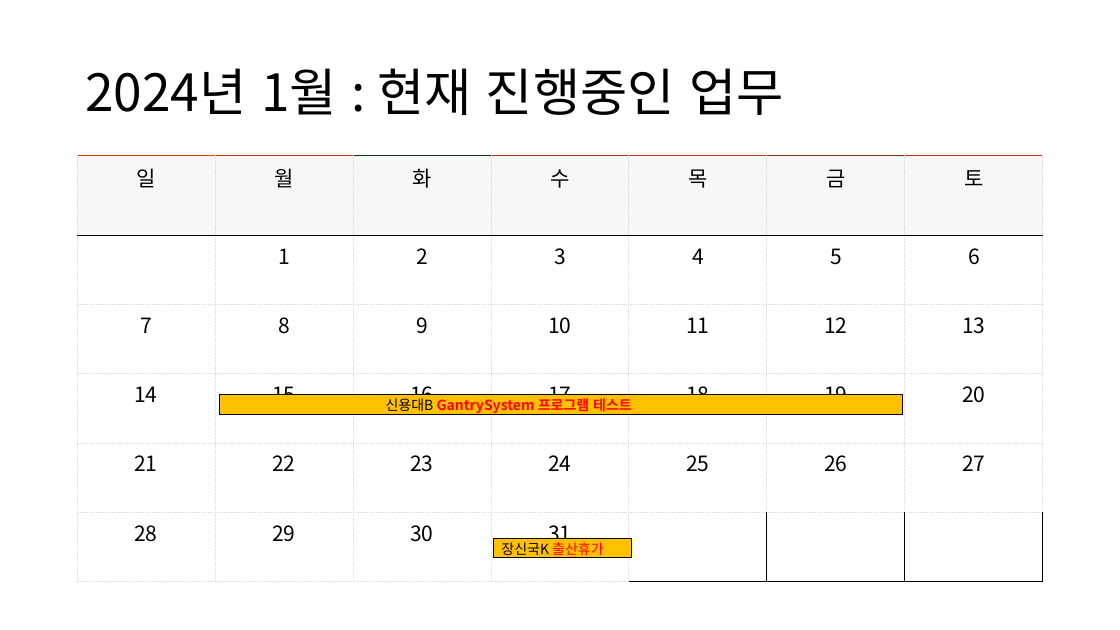
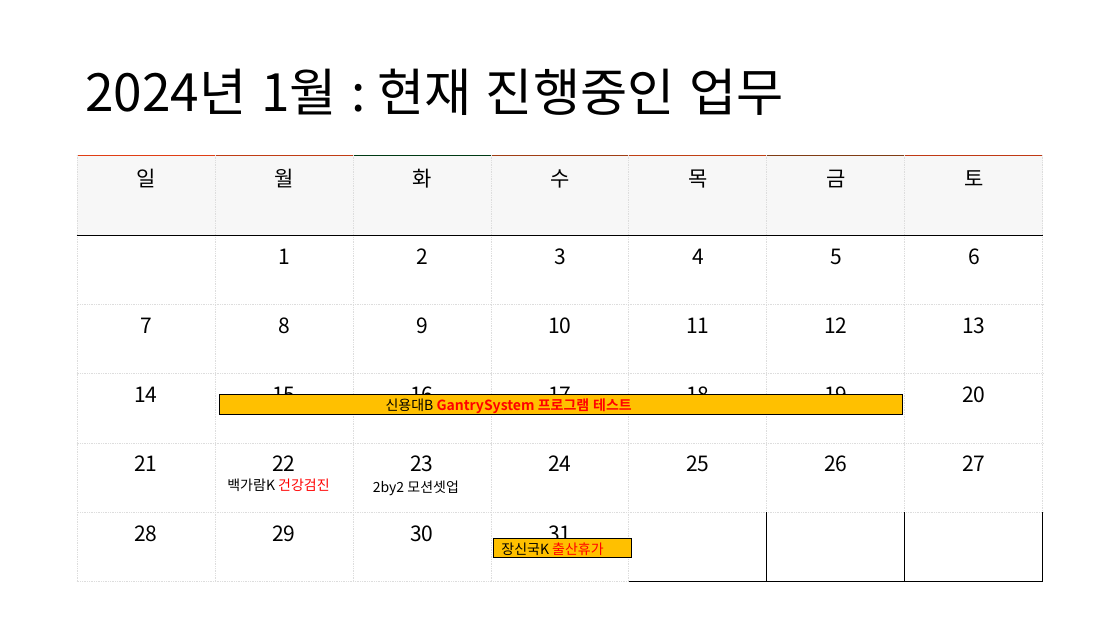
Before and after one commit to ShinYongDae/MyJob, a slide deck: slide 5 of HW제어그룹_프로젝트상태보고서.pptx. Drawn at 1120x630 pixels with LibreOffice and Linux fonts; fonts in the diff are those of the drawing. Boxes give left, top, right and bottom in pixels: in the first picture for what was removed or moved away, otherwise in the second. Text is boxed around its words. In the diff, an @@ line names an element or a change of style, - is before the commit and + after.

```diff
--- a/HW제어그룹_프로젝트상태보고서.pptx
+++ b/HW제어그룹_프로젝트상태보고서.pptx
@@ text added at bbox=[227, 478, 329, 491], 12 pt, text #000000 @@
+백가람K 건강검진
@@ text added at bbox=[373, 480, 458, 496], 12 pt, text #000000 @@
+2by2 모션셋업
```
Also in this commit, not shown: 6 other slides changed.
